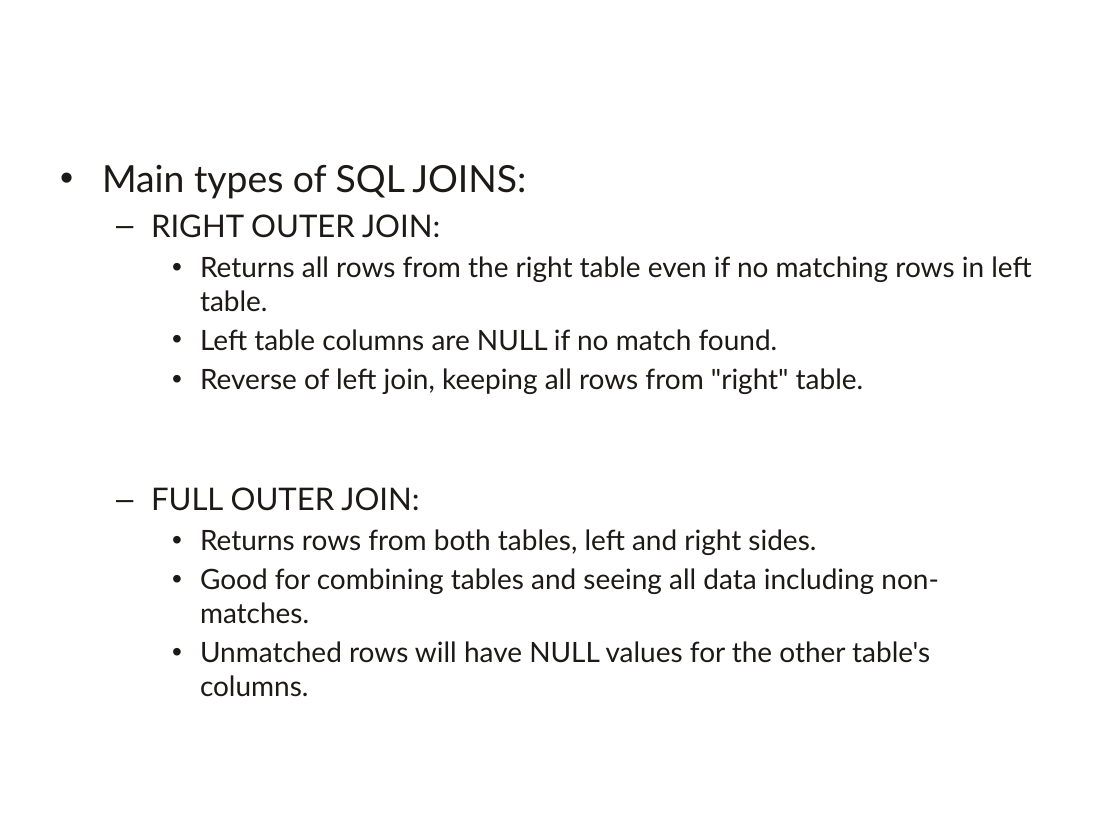
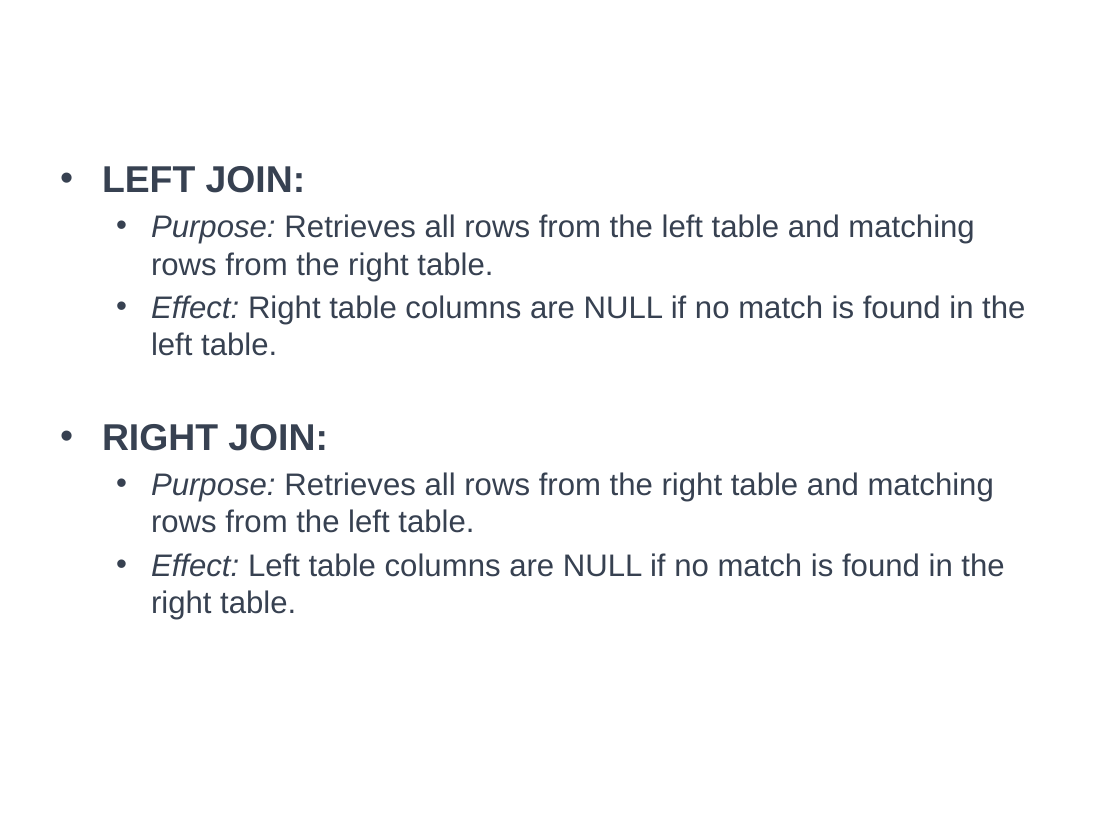
Before and after one commit to a099954/ABC-Program, a slide deck: slide 7 of SQL/Day 4 Joins/Joins.pptx. Drawn at 1120x840 pixels with LibreOffice and Linux fonts; fonts in the diff are those of the drawing; background and template pictures are left out. Boxes give left, top, right and bottom in pixels: in the first picture for what was removed or moved away, otherwise in the second. Text is boxed around its words. In the diff, an @@ line names an element or a change of style, - is before the commit and + after.

Commit message:
added the joins ppt and the temp tables

```diff
--- a/SQL/Day 4 Joins/Joins.pptx
+++ b/SQL/Day 4 Joins/Joins.pptx
@@ text at bbox=[102, 166, 1025, 619]: text changed; size 18 to 20 pt; font Lato to Arial; text colour #1C1917 to #374151 @@
-• Main types of SQL JOINS:
-  – RIGHT OUTER JOIN:
-    • Returns all rows from the right table even if no matching rows in left table.
-    • Left table columns are NULL if no match found.
-    • Reverse of left join, keeping all rows from "right" table.
-  – FULL OUTER JOIN:
-    • Returns rows from both tables, left and right sides.
-    • Good for combining tables and seeing all data including non-matches.
-    • Unmatched rows will have NULL values for the other table's columns.
+• LEFT JOIN:
+  • Purpose: Retrieves all rows from the left table and matching rows from the right table.
+  • Effect: Right table columns are NULL if no match is found in the left table.
+• RIGHT JOIN:
+  • Purpose: Retrieves all rows from the right table and matching rows from the left table.
+  • Effect: Left table columns are NULL if no match is found in the right table.
```
Also in this commit, not shown: 15 other slides changed, 3 slides added, 6 other files.
